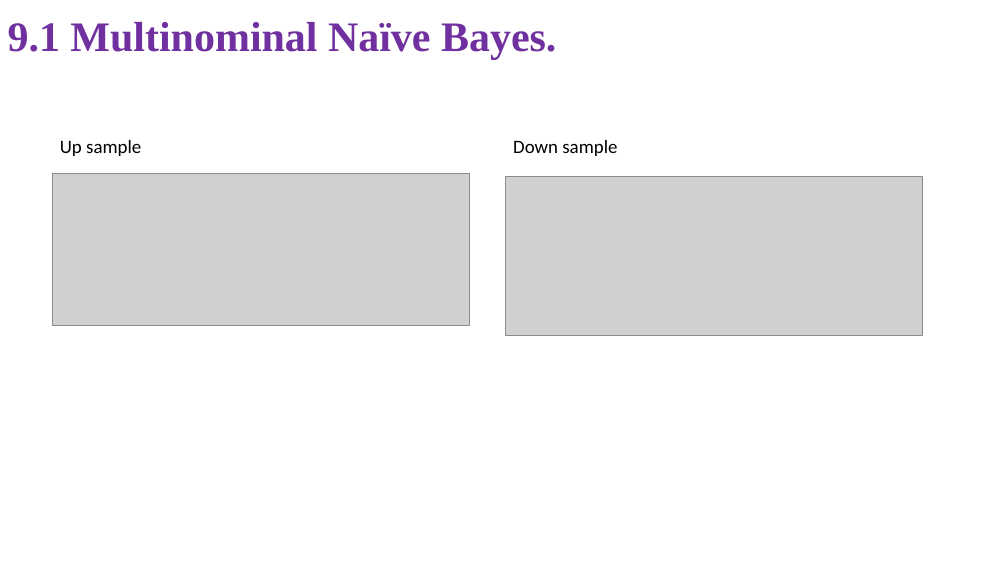
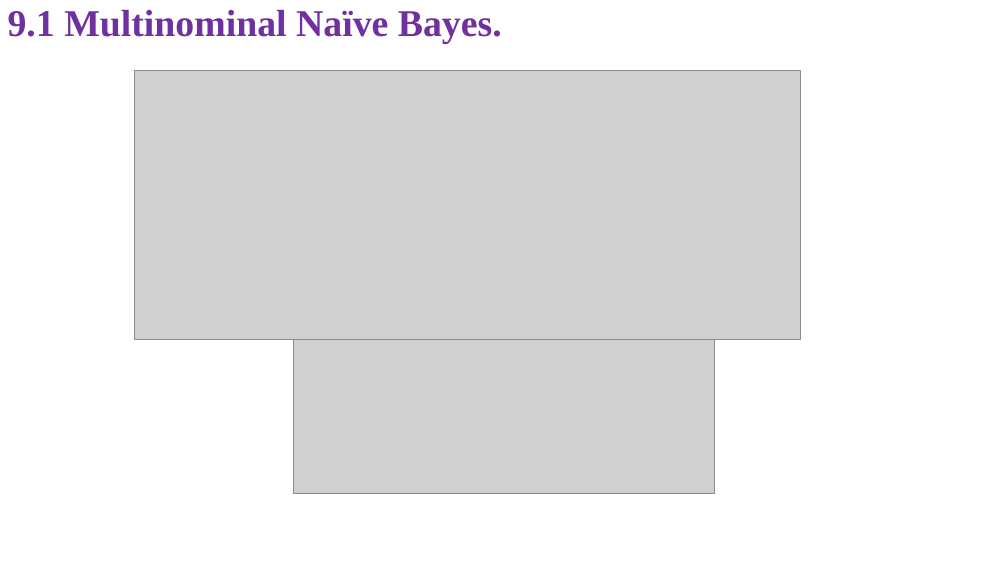
Before and after one commit to NghiLamPhuc/MachineLearning_2020_2021_HK1, a slide deck: slide 42 of FinalProject/Final.pptx. Drawn at 1008x567 pixels with LibreOffice and Linux fonts; fonts in the diff are those of the drawing; grey boxes stand for pictures. Boxes give left, top, right and bottom in pixels: in the first picture for what was removed or moved away, otherwise in the second. Text is boxed around its words. In the diff, an @@ line names an element or a change of style, - is before the commit and + after.

```diff
--- a/FinalProject/Final.pptx
+++ b/FinalProject/Final.pptx
@@ title "9.1 Multinominal Naïve Bayes." at [8, 9, 502, 44]: size 40 to 36 pt @@
@@ picture added at [135, 70, 800, 340] @@
@@ text removed at [60, 140, 141, 156] @@
-Up sample
@@ text removed at [513, 140, 617, 156] @@
-Down sample
@@ picture removed at [52, 173, 469, 326] @@
@@ picture removed at [506, 176, 923, 335] @@
@@ picture added at [293, 340, 715, 494] @@
```
Also in this commit, not shown: 18 other slides changed, 50 other files.
